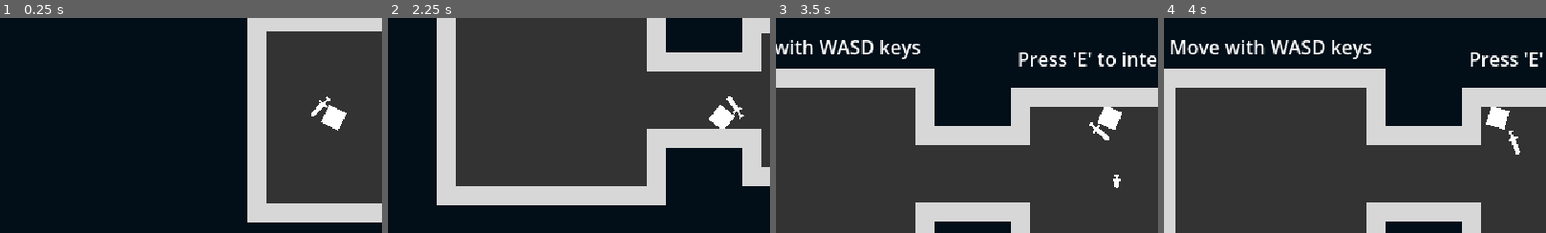
Above: before the commit, frames 1-4 (left to right).
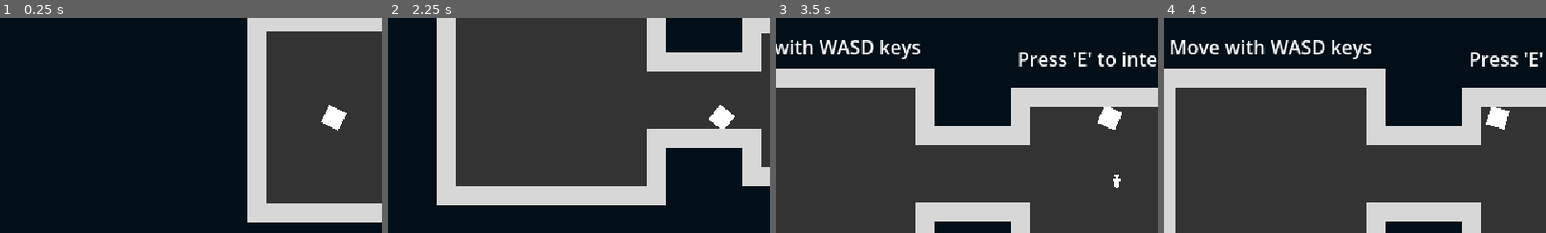
Above: after the commit, the same moments.

Repository: zMenta/Cubesh
Game: Godot game, scene res://main/main.tscn
The game is run twice, just before and just after one commit, with the same random seed, the same clock (stepped at 60 frames per second) and the same inputs.
Inputs (mouse positions are % of the whole screen's width and height, from its top left):
- Up to frame 1 (0.25 s): no input
- Up to frame 2 (2.25 s): tap E (interact) at 0.5, 1.25, 2 s; move the mouse to (72, 45) at 0.52 s; hold D (right) 0.53-1.28 s; click (72, 45) at 0.6 s; move the mouse to (30, 55) at 1.27 s; hold S (down) 1.28-2.03 s; click (30, 55) at 1.35 s; move the mouse to (60, 28) at 2.02 s; hold D (right) from 2.03 s (still down); tap Space (dodge) at 2.1 s
- Up to frame 3 (3.5 s): click (60, 28) at 2.3 s; tap E (interact) at 2.75, 2.85 s; move the mouse to (45, 70) at 2.77 s; release D (right) at 2.78 s; hold W (up) from 2.78 s (still down); click (45, 70) at 3.05 s
- Up to frame 4 (4 s): tap E (interact) at 3.5 s; move the mouse to (80, 65) at 3.52 s; release W (up) at 3.53 s; hold A (left) from 3.53 s (still down); click (80, 65) at 3.6 s
The pictures show only the part of the screen within x 6-56%, y 27-77%; the shares and areas given below are measured in that part.

The runs differ from the first frame. In frame 1, 0.1% of the frame differs, in the area x 81-87%, y 36-46%; in frame 2, 0.1%; in frame 3, 0.1%; in frame 4, 0.1%, in the area x 90-94%, y 52-64%.

Commit message:
basic weapon drop scene

Diff:
--- a/maps/props/item_drop/item_drop.gd
+++ b/maps/props/item_drop/item_drop.gd
@@ -6,16 +6,15 @@
 
 var weapon : Weapon
 
-
 func _ready() -> void:
 	if weapon == null:
 		weapon = weapon_scene.instantiate()
 
 	interact_zone.tooltip_text = "pickup " + weapon.name
-	add_child(weapon)
+	add_child(weapon.duplicate())
 
 
 func _on_interactable_area_interacted() -> void:
 	if weapon is Weapon:
-		Gamestate.weapon_pickup.emit(weapon)
+		Gamestate.weapon_pickup.emit(weapon.duplicate())
 	queue_free()
--- a/player/player.gd
+++ b/player/player.gd
@@ -2,6 +2,7 @@
 
 @export var current_weapon : Weapon
 @onready var animation := $AnimationPlayer
+@onready var weapon_slot := $WeaponSlot
 
 const SPEED = 150
 const ACCELERATION = 20
@@ -10,6 +11,7 @@
 
 func _ready() -> void:
 	Gamestate.teleport_player.connect(func(new_pos): global_position = new_pos)
+	Gamestate.weapon_pickup.connect(_pickup_weapon)
 
 
 func _process(_delta: float) -> void:
@@ -53,3 +55,17 @@
 
 func _on_component_health_died() -> void:
 	print("died")
+
+
+func _pickup_weapon(new_weapon: Weapon) -> void:
+	if current_weapon != null:
+		var item_drop = preload("res://maps/props/item_drop/item_drop.tscn").instantiate()
+		item_drop.weapon = current_weapon.duplicate()
+		item_drop.global_position = global_position
+		Gamestate.add_node_to_world.emit(item_drop)
+
+	for child in weapon_slot.get_children():
+		child.queue_free()
+
+	current_weapon = new_weapon
+	weapon_slot.add_child(current_weapon)
--- a/player/player.tscn
+++ b/player/player.tscn
@@ -1,9 +1,8 @@
-[gd_scene load_steps=11 format=3 uid="uid://c7easjs18gum6"]
+[gd_scene load_steps=10 format=3 uid="uid://c7easjs18gum6"]
 
 [ext_resource type="Script" path="res://player/player.gd" id="1_hmwl6"]
 [ext_resource type="Script" path="res://common/components/component_health.gd" id="2_l0m5d"]
 [ext_resource type="Texture2D" uid="uid://djmif1cdtrbmq" path="res://common/assets.png" id="2_p3d7h"]
-[ext_resource type="PackedScene" uid="uid://c6g53qb86u43r" path="res://weapons/sword.tscn" id="4_n1gm4"]
 [ext_resource type="Script" path="res://common/components/component_hitbox.gd" id="5_72g3u"]
 
 [sub_resource type="CircleShape2D" id="CircleShape2D_ia72d"]
@@ -133,10 +132,9 @@
 "thrust_attack": SubResource("Animation_0qvry")
 }
 
-[node name="Player" type="CharacterBody2D" node_paths=PackedStringArray("current_weapon")]
+[node name="Player" type="CharacterBody2D"]
 collision_mask = 6
 script = ExtResource("1_hmwl6")
-current_weapon = NodePath("WeaponSlot/Sword")
 
 [node name="ComponentHealth" type="Node" parent="."]
 script = ExtResource("2_l0m5d")
@@ -155,8 +153,6 @@
 position = Vector2(11, 13)
 rotation = -2.84136
 
-[node name="Sword" parent="WeaponSlot" instance=ExtResource("4_n1gm4")]
-
 [node name="AnimationPlayer" type="AnimationPlayer" parent="."]
 libraries = {
 "": SubResource("AnimationLibrary_g8hwb")
--- a/weapons/dagger.tscn
+++ b/weapons/dagger.tscn
@@ -15,7 +15,7 @@
 [node name="Dagger" instance=ExtResource("1_iqmij")]
 position = Vector2(0, 8)
 region_rect = Rect2(48, 0, 16, 16)
-attack_speed_scale = 3.0
+attack_speed_scale = 2.5
 
 [node name="ComponentHurtbox" parent="." index="0"]
 attack = SubResource("Resource_5hjqp")
--- a/weapons/weapon.gd
+++ b/weapons/weapon.gd
@@ -3,7 +3,8 @@
 
 @export_enum("thrust_attack", "swing_attack") var attack_type = "thrust_attack"
 @export var attack_speed_scale : float = 1
-@export var hurtbox_shape := CollisionShape2D
+
+@onready var hurtbox_shape : CollisionShape2D = $ComponentHurtbox/CollisionShape2D
 
 
 func enable_collision() -> void:
--- a/weapons/weapon.tscn
+++ b/weapons/weapon.tscn
@@ -4,14 +4,13 @@
 [ext_resource type="Script" path="res://weapons/weapon.gd" id="1_wnw8d"]
 [ext_resource type="Script" path="res://common/components/component_hurtbox.gd" id="3_6tgtm"]
 
-[node name="Weapon" type="Sprite2D" node_paths=PackedStringArray("hurtbox_shape")]
+[node name="Weapon" type="Sprite2D"]
 texture_filter = 1
 position = Vector2(0, 16)
 texture = ExtResource("1_2x85q")
 region_enabled = true
 region_rect = Rect2(16, 0, 16, 32)
 script = ExtResource("1_wnw8d")
-hurtbox_shape = NodePath("ComponentHurtbox/CollisionShape2D")
 
 [node name="ComponentHurtbox" type="Area2D" parent="."]
 collision_layer = 8
